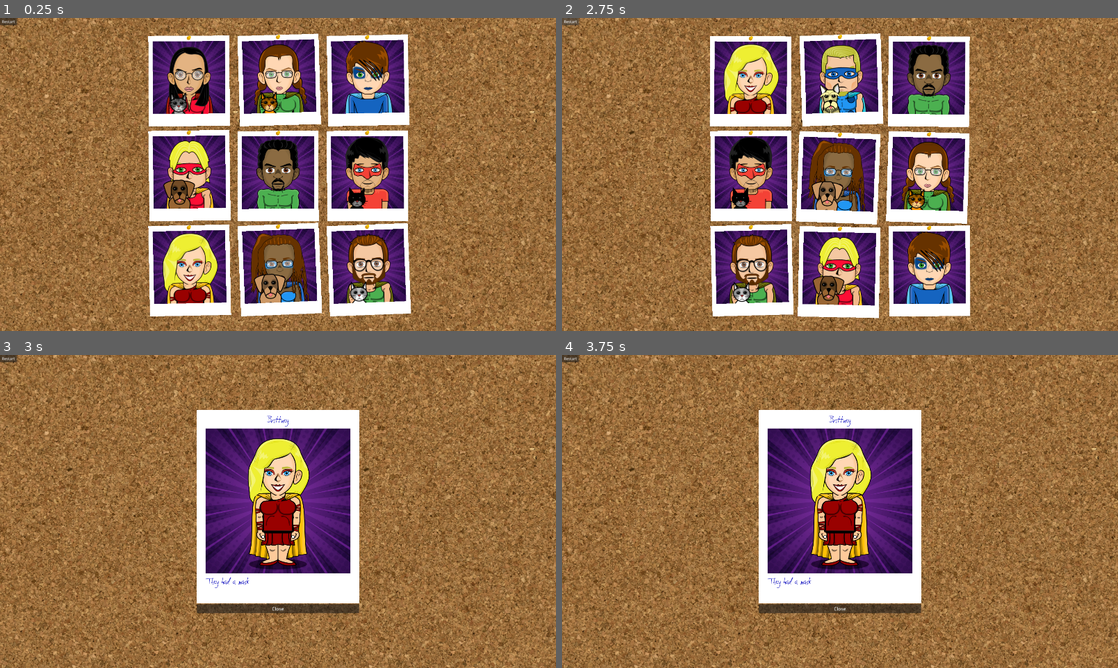
Above: before the commit, frames 1-4 (two rows, left to right).
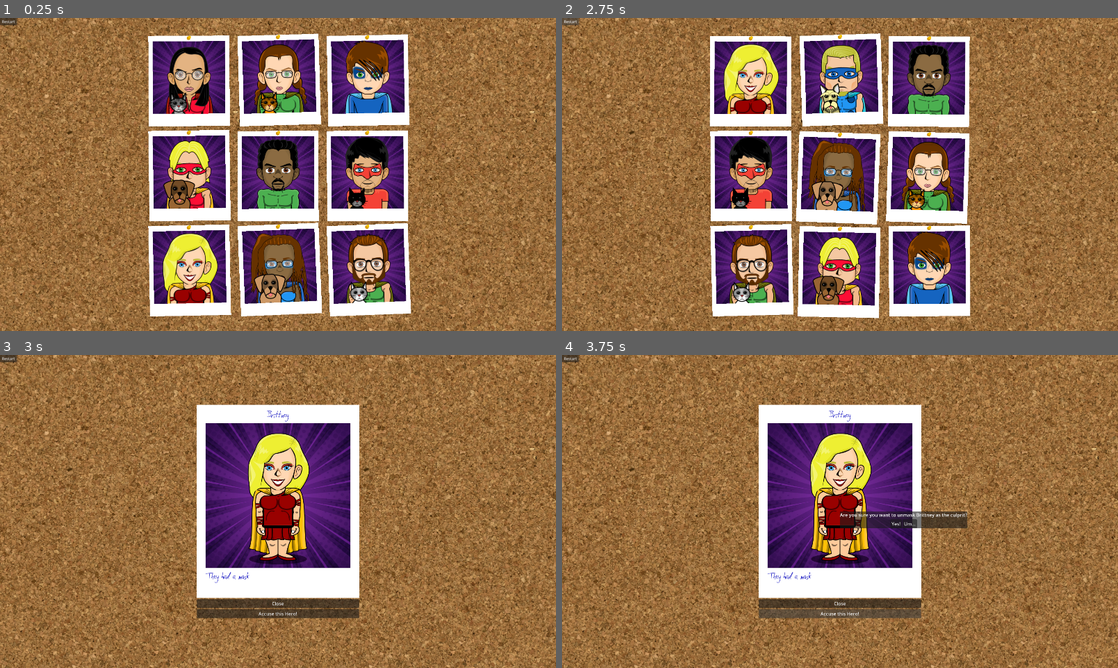
Above: after the commit, the same moments.

Repository: grapejamgames/a_hero_stole_my_wallet
Game: Godot game, scene res://main.tscn
Two runs of this game, one before a commit and one after it. Both use one fixed random seed, a clock stepped at 60 frames per second and the inputs below.
Inputs (mouse positions are in pixels of both pictures, inside the frame that each line leads up to):
- Up to frame 1 (0.25 s): no input
- Up to frame 2 (2.75 s): click "Restart" at 0.5 s; click "Restart" at 1.25 s; click "Restart" at 2 s
- Up to frame 3 (3 s): tap Enter at 2.75 s; move the mouse to (189, 417) at 2.77 s; click (189, 417) at 2.92 s
- Up to frame 4 (3.75 s): click (840, 614) at 3.5 s, where only the run after the commit has a clickable "Accuse this Hero!"

Frames 1-2 are identical in both runs. In frame 3, 7.1% of the frame differs, in the area x 35-65%, y 15-85%; in frame 4, 8.1%, in the area x 35-73%, y 15-85%.

Commit message:
WIP
The endgame

Diff:
--- a/a_hero_stole_my_wallet/UI/Scenes/GamePlay.tscn
+++ b/a_hero_stole_my_wallet/UI/Scenes/GamePlay.tscn
@@ -13,6 +13,7 @@
 [ext_resource type="Resource" uid="uid://lu61g6poi1c6" path="res://UI/HeroDescriptions/simon_description.tres" id="9_vbmjt"]
 [ext_resource type="Resource" uid="uid://do0usik5lxpmn" path="res://UI/HeroDescriptions/sophia_description.tres" id="10_axlnd"]
 [ext_resource type="PackedScene" uid="uid://dyqyg2x0ob4ks" path="res://UI/Scenes/examine_polaroid.tscn" id="11_ail8s"]
+[ext_resource type="PackedScene" uid="uid://cxrqfx35ufmy6" path="res://UI/Scenes/endgame.tscn" id="14_g45j2"]
 
 [sub_resource type="StyleBoxEmpty" id="StyleBoxEmpty_82qy8"]
 
@@ -132,7 +133,6 @@
 hero_description = ExtResource("10_axlnd")
 
 [node name="CenterContainer2" type="CenterContainer" parent="." unique_id=1339445102]
-visible = false
 layout_mode = 1
 anchors_preset = 15
 anchor_right = 1.0
@@ -141,6 +141,10 @@
 grow_vertical = 2
 
 [node name="examine_polaroid" parent="CenterContainer2" unique_id=1309929077 instance=ExtResource("11_ail8s")]
+layout_mode = 2
+
+[node name="Endgame" parent="CenterContainer2" unique_id=1164739181 instance=ExtResource("14_g45j2")]
+z_index = 1
 layout_mode = 2
 
 [connection signal="examine_polaroid" from="CenterContainer/VBoxContainer/HBoxContainer/HeroHeadshot" to="CenterContainer2/examine_polaroid" method="_on_hero_headshot_examine_polaroid"]
@@ -161,4 +165,5 @@
 [connection signal="hide_grid" from="CenterContainer/VBoxContainer/HBoxContainer3/HeroHeadshot2" to="." method="_on_hero_headshot_hide_grid"]
 [connection signal="examine_polaroid" from="CenterContainer/VBoxContainer/HBoxContainer3/HeroHeadshot3" to="CenterContainer2/examine_polaroid" method="_on_hero_headshot_examine_polaroid"]
 [connection signal="hide_grid" from="CenterContainer/VBoxContainer/HBoxContainer3/HeroHeadshot3" to="." method="_on_hero_headshot_hide_grid"]
+[connection signal="endgame" from="CenterContainer2/examine_polaroid" to="CenterContainer2/Endgame" method="_on_examine_polaroid_endgame"]
 [connection signal="show_grid" from="CenterContainer2/examine_polaroid" to="." method="_on_examine_polaroid_show_grid"]
--- /dev/null
+++ b/a_hero_stole_my_wallet/UI/Scenes/endgame.tscn
@@ -0,0 +1,80 @@
+[gd_scene format=3 uid="uid://cxrqfx35ufmy6"]
+
+[ext_resource type="Script" uid="uid://2t5cj5pgxx3x" path="res://UI/Scripts/endgame.gd" id="1_ovokl"]
+
+[node name="Endgame" type="Control" unique_id=1164739181]
+layout_mode = 3
+anchors_preset = 0
+offset_top = 62.0
+offset_right = 431.0
+offset_bottom = 62.0
+script = ExtResource("1_ovokl")
+
+[node name="Sure" type="PanelContainer" parent="." unique_id=1025527174]
+visible = false
+layout_mode = 0
+offset_right = 40.0
+offset_bottom = 40.0
+mouse_filter = 1
+
+[node name="VBoxContainer" type="VBoxContainer" parent="Sure" unique_id=417985598]
+layout_mode = 2
+
+[node name="Sure" type="Label" parent="Sure/VBoxContainer" unique_id=2101917666]
+layout_mode = 2
+text = "Are you sure you want to unmask [name] as the culprit?"
+
+[node name="HBoxContainer" type="HBoxContainer" parent="Sure/VBoxContainer" unique_id=2094428787]
+layout_mode = 2
+alignment = 1
+
+[node name="Yes" type="Button" parent="Sure/VBoxContainer/HBoxContainer" unique_id=286084239]
+layout_mode = 2
+text = "Yes!"
+
+[node name="No" type="Button" parent="Sure/VBoxContainer/HBoxContainer" unique_id=979759913]
+layout_mode = 2
+text = "Um..."
+
+[node name="Congrats" type="PanelContainer" parent="." unique_id=4811167]
+layout_mode = 0
+offset_right = 40.0
+offset_bottom = 40.0
+
+[node name="VBoxContainer2" type="VBoxContainer" parent="Congrats" unique_id=2120881675]
+layout_mode = 2
+
+[node name="Label" type="Label" parent="Congrats/VBoxContainer2" unique_id=661813324]
+layout_mode = 2
+text = "You found my wallet!"
+
+[node name="Label2" type="Label" parent="Congrats/VBoxContainer2" unique_id=1798798044]
+layout_mode = 2
+text = "Congratulations, Detective! "
+
+[node name="Label3" type="Label" parent="Congrats/VBoxContainer2" unique_id=231795960]
+layout_mode = 2
+text = "You have unmasked the culprit!"
+
+[node name="Fail" type="PanelContainer" parent="." unique_id=31542911]
+layout_mode = 0
+offset_right = 40.0
+offset_bottom = 40.0
+
+[node name="VBoxContainer" type="VBoxContainer" parent="Fail" unique_id=1423692111]
+layout_mode = 2
+
+[node name="Label" type="Label" parent="Fail/VBoxContainer" unique_id=1649853987]
+layout_mode = 2
+text = "Where's my wallet?!"
+
+[node name="Label2" type="Label" parent="Fail/VBoxContainer" unique_id=1813670756]
+layout_mode = 2
+text = "Sorry, Detective."
+
+[node name="Label3" type="Label" parent="Fail/VBoxContainer" unique_id=149931868]
+layout_mode = 2
+text = "You failed to unmask the true villan."
+
+[connection signal="pressed" from="Sure/VBoxContainer/HBoxContainer/Yes" to="." method="_on_yes_pressed"]
+[connection signal="pressed" from="Sure/VBoxContainer/HBoxContainer/No" to="." method="_on_no_pressed"]
--- a/a_hero_stole_my_wallet/UI/Scenes/examine_polaroid.tscn
+++ b/a_hero_stole_my_wallet/UI/Scenes/examine_polaroid.tscn
@@ -1,10 +1,10 @@
-[gd_scene load_steps=4 format=3 uid="uid://dyqyg2x0ob4ks"]
+[gd_scene format=3 uid="uid://dyqyg2x0ob4ks"]
 
-[ext_resource type="Theme" uid="uid://cnwpo35j36tgu" path="res://Themes/polaroid.tres" id="1_5pjff"]
-[ext_resource type="Script" uid="uid://dd3obdx5fpkal" path="res://Scripts/polaroid.gd" id="1_e53mb"]
-[ext_resource type="Texture2D" uid="uid://d0co6wdgsrtl7" path="res://Art/brittney.jpg" id="2_dp1xy"]
+[ext_resource type="Theme" uid="uid://cnwpo35j36tgu" path="res://UI/Themes/polaroid.tres" id="1_5pjff"]
+[ext_resource type="Script" uid="uid://dd3obdx5fpkal" path="res://UI/Scripts/polaroid.gd" id="1_e53mb"]
+[ext_resource type="Texture2D" uid="uid://d0co6wdgsrtl7" path="res://UI/Art/brittney.jpg" id="2_dp1xy"]
 
-[node name="VBoxContainer" type="VBoxContainer"]
+[node name="VBoxContainer" type="VBoxContainer" unique_id=1749446485]
 top_level = true
 anchors_preset = 8
 anchor_left = 0.5
@@ -20,31 +20,36 @@
 alignment = 1
 script = ExtResource("1_e53mb")
 
-[node name="PanelContainer" type="PanelContainer" parent="."]
+[node name="PanelContainer" type="PanelContainer" parent="." unique_id=529001872]
 layout_mode = 2
 theme = ExtResource("1_5pjff")
 
-[node name="MarginContainer" type="MarginContainer" parent="PanelContainer"]
+[node name="MarginContainer" type="MarginContainer" parent="PanelContainer" unique_id=2034780631]
 layout_mode = 2
 
-[node name="VBoxContainer" type="VBoxContainer" parent="PanelContainer/MarginContainer"]
+[node name="VBoxContainer" type="VBoxContainer" parent="PanelContainer/MarginContainer" unique_id=1646433075]
 layout_mode = 2
 
-[node name="HeroName" type="Label" parent="PanelContainer/MarginContainer/VBoxContainer"]
+[node name="HeroName" type="Label" parent="PanelContainer/MarginContainer/VBoxContainer" unique_id=1365645026]
 layout_mode = 2
 text = "Brittney"
 horizontal_alignment = 1
 
-[node name="TextureRect" type="TextureRect" parent="PanelContainer/MarginContainer/VBoxContainer"]
+[node name="TextureRect" type="TextureRect" parent="PanelContainer/MarginContainer/VBoxContainer" unique_id=1019397057]
 layout_mode = 2
 texture = ExtResource("2_dp1xy")
 
-[node name="HeroStatement" type="Label" parent="PanelContainer/MarginContainer/VBoxContainer"]
+[node name="HeroStatement" type="Label" parent="PanelContainer/MarginContainer/VBoxContainer" unique_id=1612301741]
 layout_mode = 2
 text = "The villan wasn't wearing red."
 
-[node name="Close" type="Button" parent="."]
+[node name="Close" type="Button" parent="." unique_id=1814205762]
 layout_mode = 2
 text = "Close"
 
+[node name="Accuse" type="Button" parent="." unique_id=1751564156]
+layout_mode = 2
+text = "Accuse this Hero!"
+
 [connection signal="pressed" from="Close" to="." method="_on_close_pressed"]
+[connection signal="pressed" from="Accuse" to="." method="_on_accuse_pressed"]
--- /dev/null
+++ b/a_hero_stole_my_wallet/UI/Scripts/endgame.gd
@@ -0,0 +1,27 @@
+extends Control
+@onready var sure_container: PanelContainer = $Sure
+@onready var congrats_container: PanelContainer = $Congrats
+@onready var sure_label: Label = $Sure/VBoxContainer/Sure
+@onready var fail_container: PanelContainer = $Fail
+
+
+
+# Called when the node enters the scene tree for the first time.
+func _ready() -> void:
+	sure_container.hide()
+	congrats_container.hide()
+	fail_container.hide()
+
+
+func _on_examine_polaroid_endgame(name: String) -> void:
+	sure_label.text = "Are you sure you want to unmask " + name + " as the culprit?"
+	sure_container.show()
+	print("endgame!")
+
+
+func _on_yes_pressed() -> void:
+	pass # Replace with function body.
+
+
+func _on_no_pressed() -> void:
+	sure_container.hide()
--- a/a_hero_stole_my_wallet/UI/Scripts/polaroid.gd
+++ b/a_hero_stole_my_wallet/UI/Scripts/polaroid.gd
@@ -3,15 +3,22 @@
 @onready var texture_rect: TextureRect = $PanelContainer/MarginContainer/VBoxContainer/TextureRect
 @onready var hero_statement: Label = $PanelContainer/MarginContainer/VBoxContainer/HeroStatement
 
+var name_text : String
+
 signal show_grid
-
+signal endgame(hero_name: String)
 
 func _on_hero_headshot_examine_polaroid(name_string: String, picture: Texture, statement: String) -> void:
 	#print("updating polaroid")
 	hero_name.text = name_string
+	name_text = name_string
 	texture_rect.texture = picture
 	hero_statement.text = statement
 	queue_redraw()
 
 func _on_close_pressed() -> void:
 	emit_signal("show_grid")
+
+
+func _on_accuse_pressed() -> void:
+	endgame.emit(name_text)
Not shown, added: a_hero_stole_my_wallet/UI/Scripts/endgame.gd.uid
